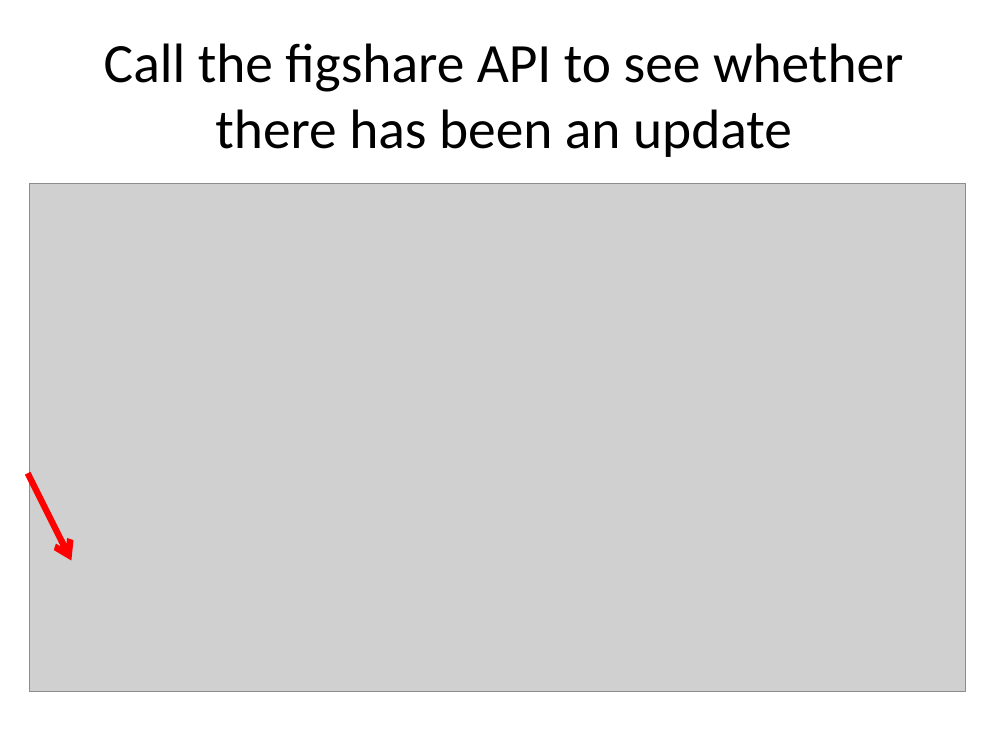
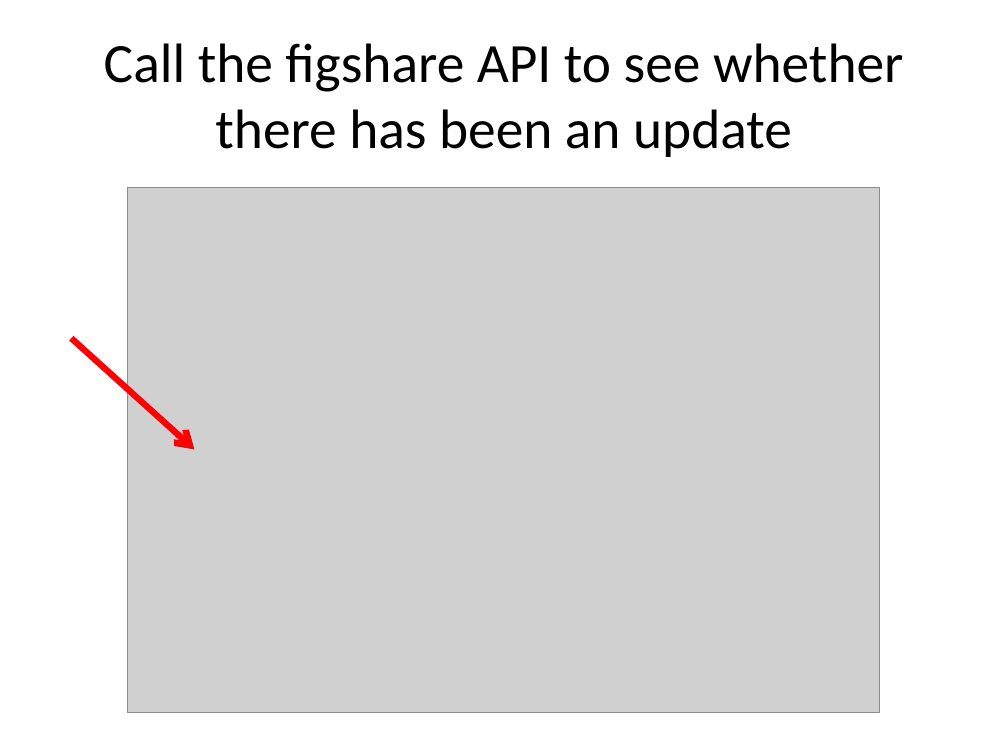
Before and after one commit to ScientificDataLabs/dataset-updates-plugin, a slide deck: slide 7 of presentations/Dataset-update-hack-presentation.pptx. Drawn at 1008x756 pixels with LibreOffice and Linux fonts; fonts in the diff are those of the drawing; grey boxes stand for pictures. Boxes give left, top, right and bottom in pixels: in the first picture for what was removed or moved away, otherwise in the second. Text is boxed around its words. In the diff, an @@ line names an element or a change of style, - is before the commit and + after.

```diff
--- a/presentations/Dataset-update-hack-presentation.pptx
+++ b/presentations/Dataset-update-hack-presentation.pptx
@@ picture resized from (x1=29, y1=183, x2=966, y2=691) to (x1=128, y1=187, x2=880, y2=713) @@
@@ arrow moved from (28, 473) - (72, 560) to (72, 339) - (195, 450) @@
```
Also in this commit, not shown: 2 other slides changed.
